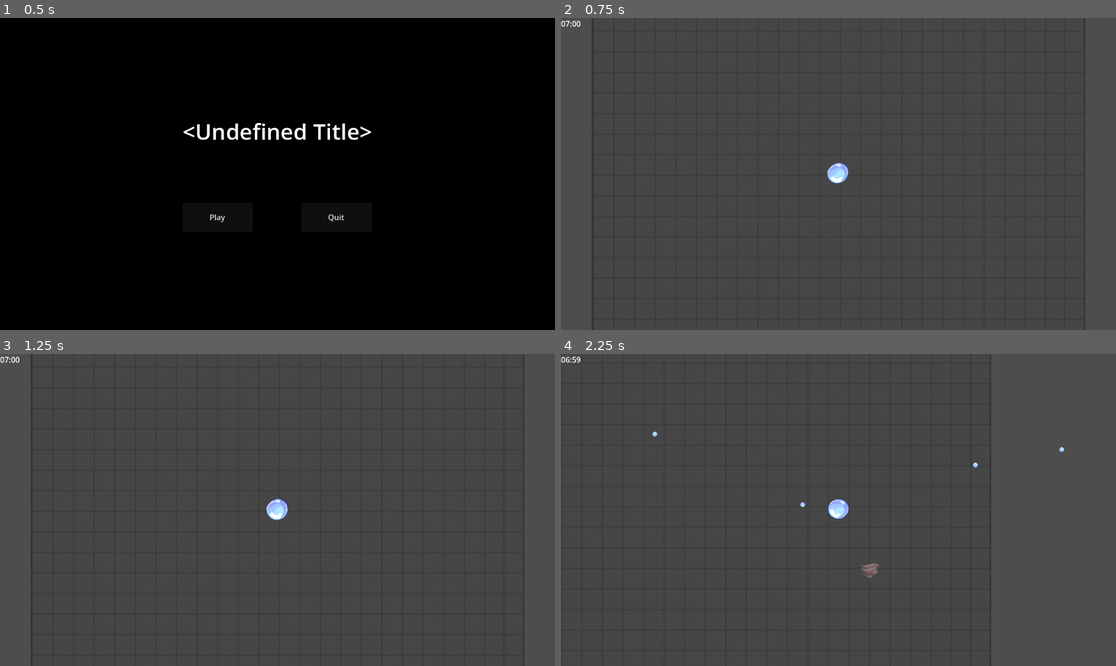
Above: before the commit, frames 1-4 (two rows, left to right).
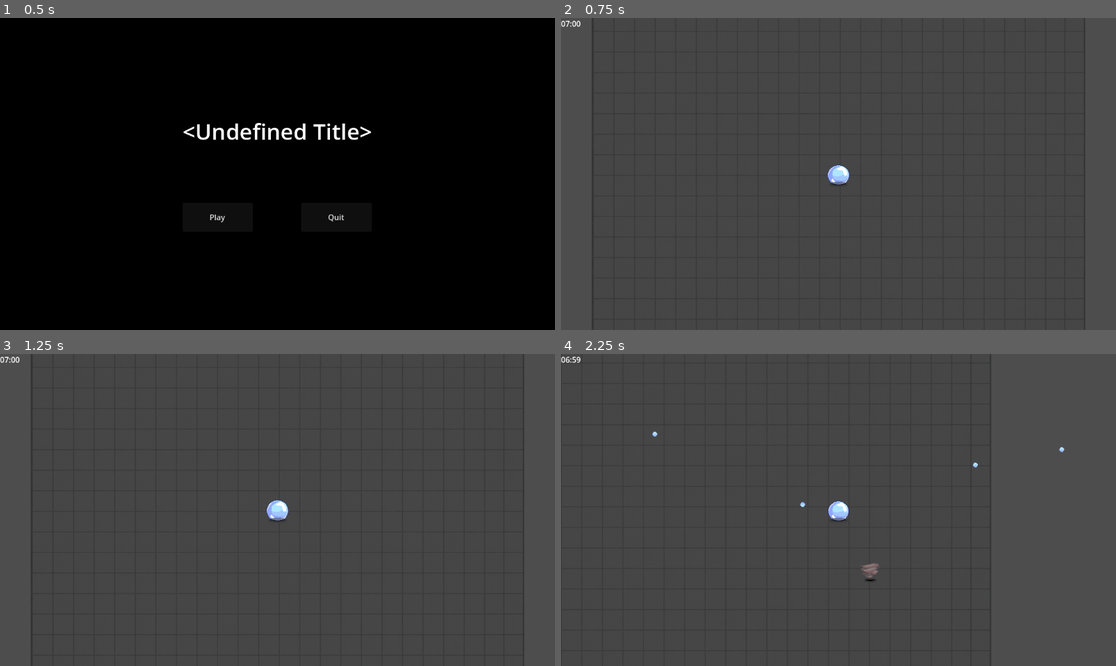
Above: after the commit, the same moments.

Repository: haom1ng7/SurvivorsLike
Game: Godot game, scene res://Scenes/StartMenu.tscn
Same seed, same stepped clock (60 frames per second), same inputs: the game is played once before the commit and once after it.
Inputs (mouse positions are in pixels of both pictures, inside the frame that each line leads up to):
- Up to frame 1 (0.5 s): no input
- Up to frame 2 (0.75 s): click "Play" at 0.5 s
- Up to frame 3 (1.25 s): no input
- Up to frame 4 (2.25 s): tap Enter at 1.25 s; move the mouse to (960, 494) at 1.27 s; press the mouse at (960, 494) at 1.28 s; hold D (move_right) 1.28-2.03 s; move the mouse to (727, 525) at 2.02 s; release the mouse at (727, 525) at 2.03 s; hold S (move_down) from 2.03 s (still down); click (727, 525) at 2.1 s

Frame 1 is identical in both runs. In frame 2, 0.2% of the frame differs, in the area x 47-53%, y 46-54%; in frame 3, 0.2%; in frame 4, 0.2%, in the area x 48-57%, y 46-73%.

Commit message:
添加了主角和近战敌人的阴影 注释了角色自动更改面朝向的逻辑以适配动画

Diff:
--- a/Scenes/EnemyMelee.tscn
+++ b/Scenes/EnemyMelee.tscn
@@ -1,8 +1,9 @@
-[gd_scene load_steps=15 format=3 uid="uid://dtitxxui7g2xn"]
+[gd_scene load_steps=16 format=3 uid="uid://dtitxxui7g2xn"]
 
 [ext_resource type="Script" uid="uid://xm18gw37unju" path="res://Scripts/EnemyMelee.gd" id="1_d66gu"]
 [ext_resource type="Texture2D" uid="uid://lnci18hj5o4y" path="res://Assets/Animation/enemy1_die(64x64).png" id="2_e5pyh"]
 [ext_resource type="Texture2D" uid="uid://c41n3yienhixs" path="res://Assets/Animation/enemy1_idle(64x64).png" id="3_5vcx8"]
+[ext_resource type="Texture2D" uid="uid://ucokmhig81o" path="res://Assets/Textures/shade_enemy1.png" id="4_5vcx8"]
 
 [sub_resource type="CircleShape2D" id="CircleShape2D_kuiht"]
 
@@ -96,3 +97,6 @@
 [node name="AnimatedSprite2D" type="AnimatedSprite2D" parent="."]
 sprite_frames = SubResource("SpriteFrames_ew64u")
 animation = &"idle"
+
+[node name="Sprite2D" type="Sprite2D" parent="."]
+texture = ExtResource("4_5vcx8")
--- a/Scenes/Player.tscn
+++ b/Scenes/Player.tscn
@@ -1,10 +1,11 @@
-[gd_scene load_steps=23 format=3 uid="uid://cf04utx8stlmc"]
+[gd_scene load_steps=24 format=3 uid="uid://cf04utx8stlmc"]
 
 [ext_resource type="Script" uid="uid://byaff5rda2nnx" path="res://Scripts/Player.gd" id="1_kyqiw"]
 [ext_resource type="Script" uid="uid://f7su6e08sobf" path="res://Scripts/Weapon.gd" id="2_gntrk"]
 [ext_resource type="PackedScene" uid="uid://dvges1gvgy4yv" path="res://Scenes/BulletPlayer.tscn" id="3_gntrk"]
 [ext_resource type="Texture2D" uid="uid://c423rh5hvkjri" path="res://Assets/Animation/bubble_died(64x64).png" id="4_5ixxa"]
 [ext_resource type="Texture2D" uid="uid://2mtb5kxe3kfx" path="res://Assets/Animation/bubble_idle(64x64).png" id="5_nn08x"]
+[ext_resource type="Texture2D" uid="uid://cyprxinxin7ny" path="res://Assets/Textures/shade_bubble.png" id="6_nn08x"]
 
 [sub_resource type="CircleShape2D" id="CircleShape2D_dewec"]
 
@@ -147,3 +148,6 @@
 animation = &"idle"
 
 [node name="Camera2D" type="Camera2D" parent="."]
+
+[node name="Sprite2D" type="Sprite2D" parent="."]
+texture = ExtResource("6_nn08x")
--- a/Scripts/Player.gd
+++ b/Scripts/Player.gd
@@ -35,7 +35,7 @@
 	$AnimatedSprite2D.play("idle")
 
 func _process(delta):
-	look_at(get_global_mouse_position())
+	# look_at(get_global_mouse_position()) # 移除角色跟随鼠标旋转
 	_handle_regen(delta)
 
 func _physics_process(delta):
Not shown, added: Temp/Commit_Message.txt
Not shown, added: Temp/Asset_Replacement_Plan.md
Not shown, added: Temp/Needs_Organized.md
Not shown, added: Temp/Task_Plan.md
